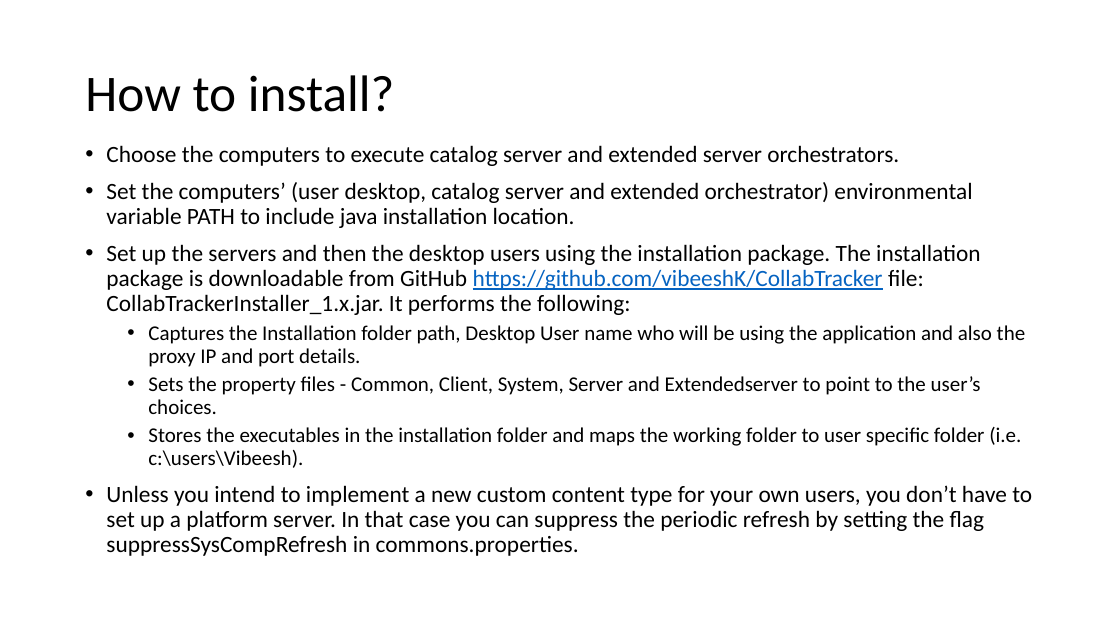
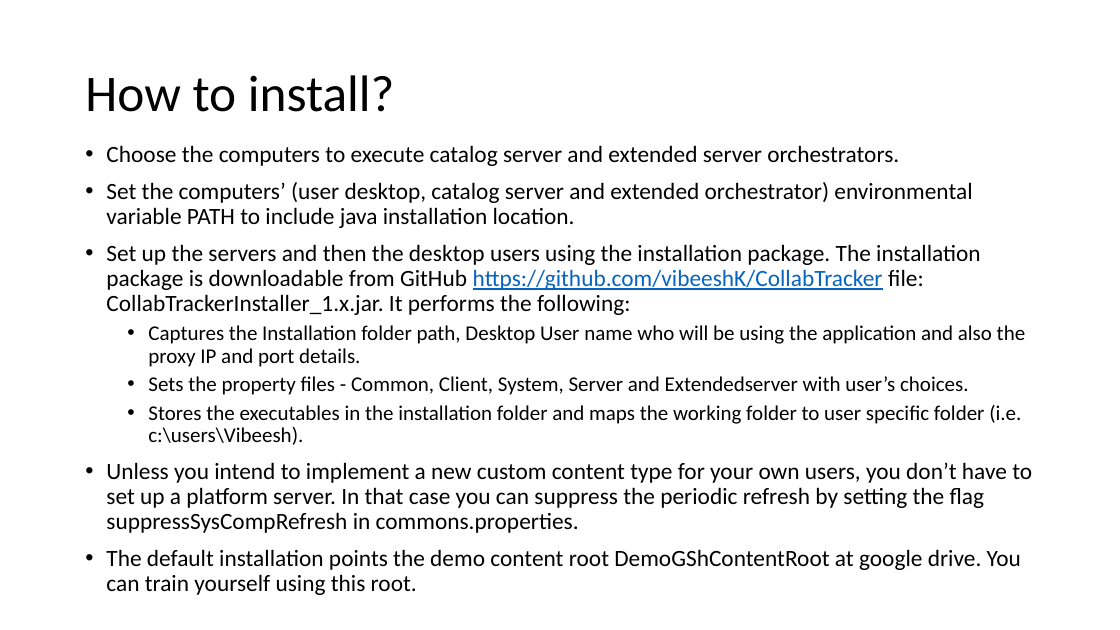
Before and after one commit to vibeeshK/CollabTracker, a slide deck: slide 13 of Documents/CollabTracker_Intro.pptx. Drawn at 1120x630 pixels with LibreOffice and Linux fonts; fonts in the diff are those of the drawing; background and template pictures are left out. Boxes give left, top, right and bottom in pixels: in the first picture for what was removed or moved away, otherwise in the second. Text is boxed around its words. In the diff, an @@ line names an element or a change of style, - is before the commit and + after.

```diff
--- a/Documents/CollabTracker_Intro.pptx
+++ b/Documents/CollabTracker_Intro.pptx
@@ text at box(148, 376, 969, 395): text changed @@
-  • Sets the property files - Common, Client, System, Server and Extendedserver to point to the user’s choices.
+  • Sets the property files - Common, Client, System, Server and Extendedserver with user’s choices.
@@ text at box(106, 549, 1021, 595): paragraph added @@
+• The default installation points the demo content root DemoGShContentRoot at google drive. You can train yourself using this root.
```
Also in this commit, not shown: 1 other file.
